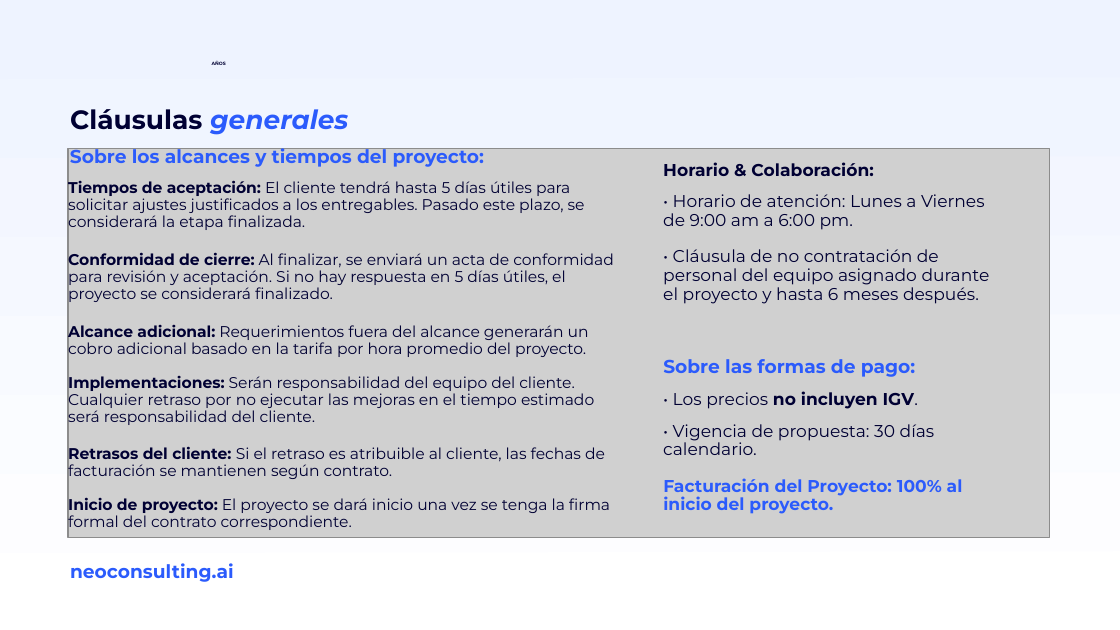
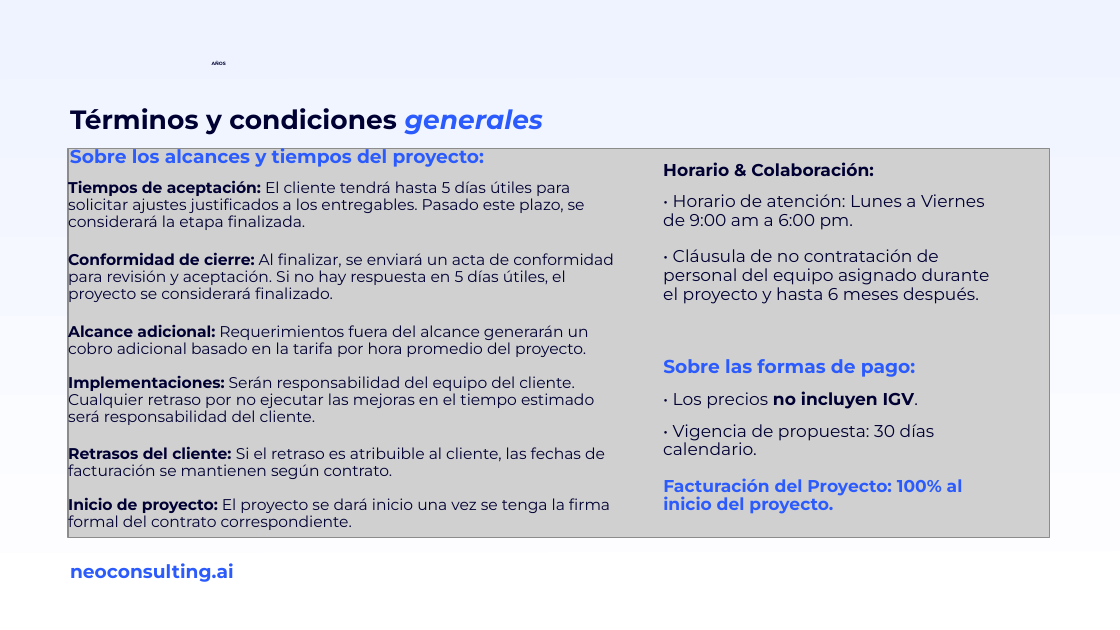
Before and after one commit to miguelchumacero/plantilla-base-deck, a slide deck: slide 13 of plantilla-base-neo-talents.pptx. Drawn at 1120x630 pixels with LibreOffice and Linux fonts; fonts in the diff are those of the drawing; grey boxes stand for pictures; background and template pictures are left out. Boxes give left, top, right and bottom in pixels: in the first picture for what was removed or moved away, otherwise in the second. Text is boxed around its words. In the diff, an @@ line names an element or a change of style, - is before the commit and + after.

```diff
--- a/plantilla-base-neo-talents.pptx
+++ b/plantilla-base-neo-talents.pptx
@@ text at (x1=70, y1=108, x2=543, y2=135): text changed @@
-Cláusulas generales
+Términos y condiciones generales
```
Also in this commit, not shown: 5 other slides changed, 1 slide added, 1 slide removed.
